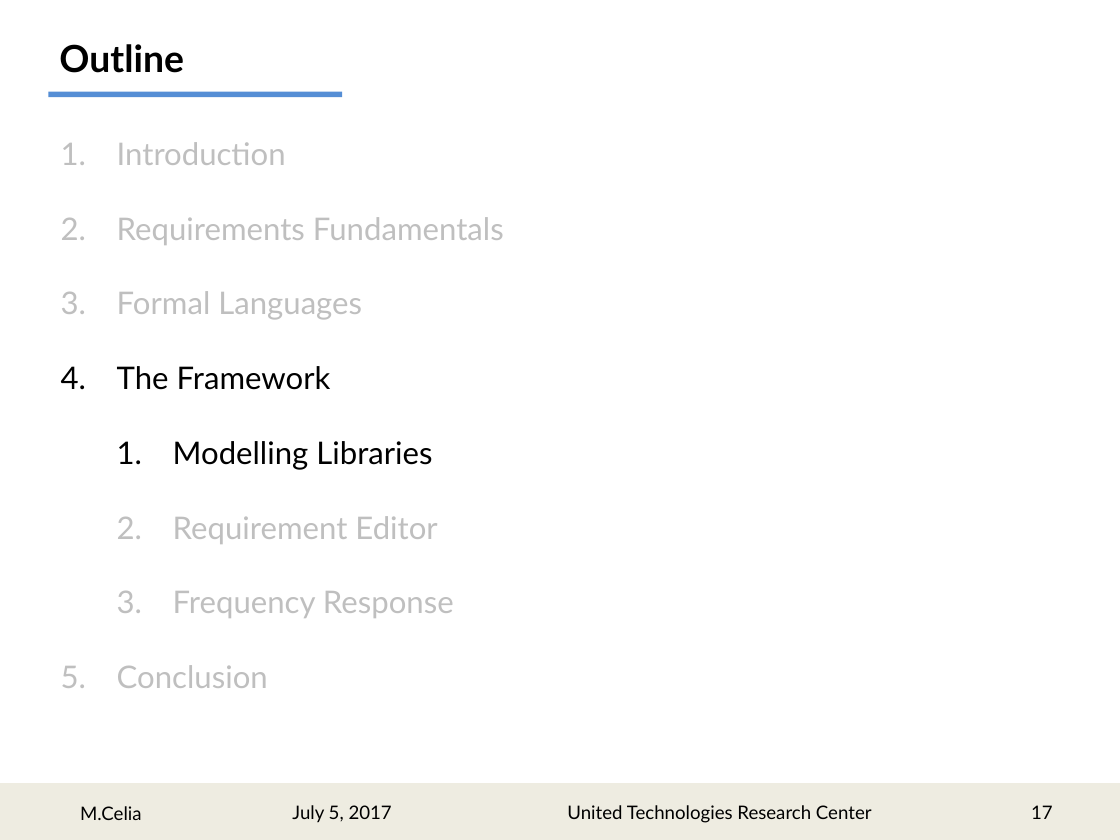
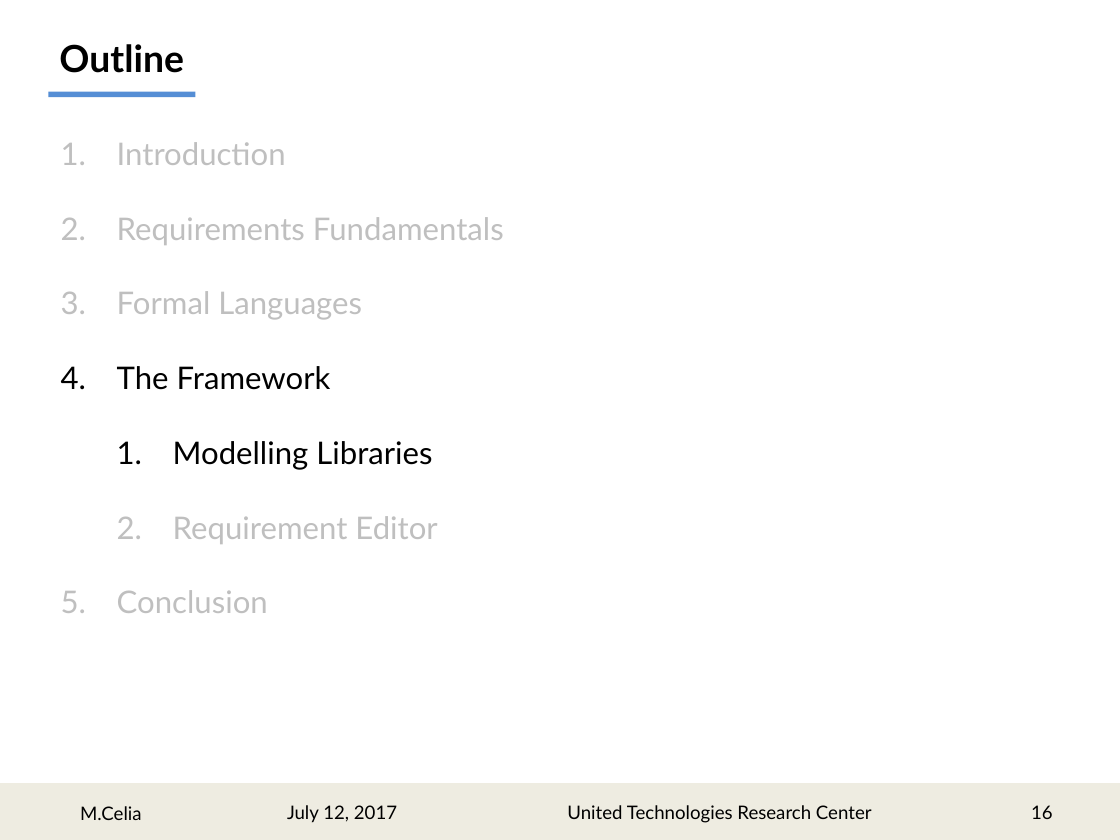
Before and after one commit to marcocelia/Master-Thesis, a slide deck: slide 16 of Presentation/RMpresentation_r1.pptx (slide 17 before the commit). Drawn at 1120x840 pixels with LibreOffice and Linux fonts; fonts in the diff are those of the drawing. Boxes give left, top, right and bottom in pixels: in the first picture for what was removed or moved away, otherwise in the second. Text is boxed around its words. In the diff, an @@ line names an element or a change of style, - is before the commit and + after.

```diff
--- a/Presentation/RMpresentation_r1.pptx
+++ b/Presentation/RMpresentation_r1.pptx
@@ rectangle: place and size @@
-rectangle at (48,92,342,97)
+rectangle at (48,92,195,97)
@@ text at (173,591,454,618): paragraph removed @@
-  3. Frequency Response
@@ text at (287,805,397,823): text changed @@
-July 5, 2017
+July 12, 2017
@@ page number at (1031,805,1053,819): text changed @@
-17
+16
```
Also in this commit, not shown: 27 other slides changed, 1 slide added, 1 slide removed, 12 other files.
